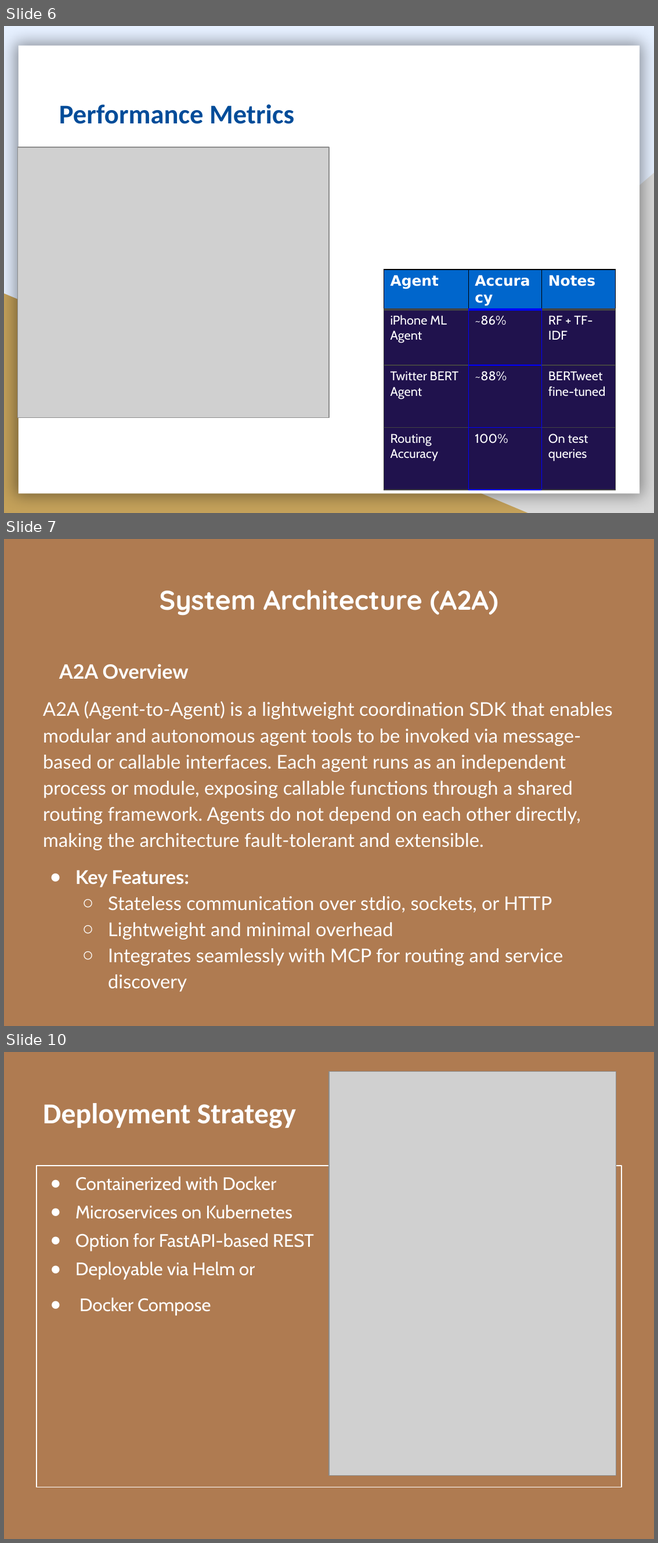
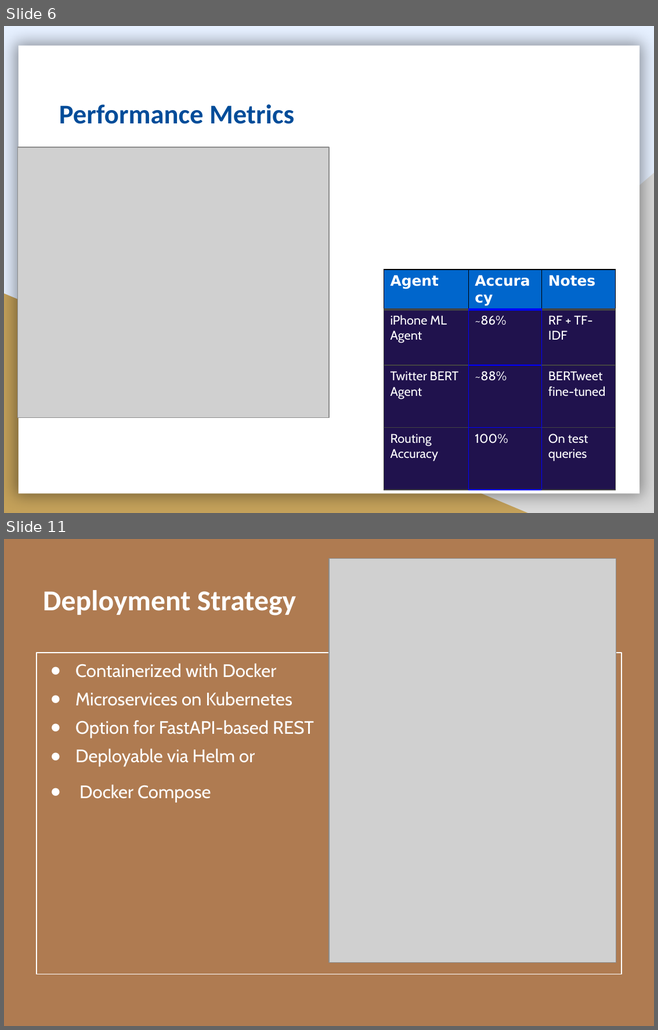
Before and after one commit to gshiva1975/AAI-510, a slide deck: Documentation/A2A_MCP_Sentiment_Executive_Summary_AI_Background.pptx. Shown one above the other, each under a label of ours: slides 6, 7 and 10 before the commit, slides 6 and 11 after it; the slides between them are not shown. The pictures are 658x1543 and 658x1030 pixels, drawn with LibreOffice and Linux fonts; fonts in the diff are those of the drawing; grey boxes stand for pictures; background and template pictures are left out. Boxes give left, top, right and bottom in pixels: in the first picture for what was removed or moved away, otherwise in the second. Text is boxed around its words. In the diff, an @@ line names an element or a change of style, - is before the commit and + after.

```diff
--- a/Documentation/A2A_MCP_Sentiment_Executive_Summary_AI_Background.pptx
+++ b/Documentation/A2A_MCP_Sentiment_Executive_Summary_AI_Background.pptx
@@ slide 7 removed at (4,539,654,1026), background picture (left out) @@
@@ title removed at (159,589,498,616) @@
-System Architecture (A2A)
@@ text removed at (43,664,612,966) @@
-A2A Overview
-A2A (Agent-to-Agent) is a lightweight coordination SDK that enables modular and autonomous agent tools to be invoked via message-based or callable interfaces. Each agent runs as an independent process or module, exposing callable functions through a shared routing framework. Agents do not depend on each other directly, making the architecture fault-tolerant and extensible.
-● Key Features:
-  ○ Stateless communication over stdio, sockets, or HTTP
-  ○ Lightweight and minimal overhead
-  ○ Integrates seamlessly with MCP for routing and service discovery
@@ what was slide 10 is now slide 11 @@
```
Also in this commit, not shown: 4 slides changed, 2 slides added, 1 other file.
